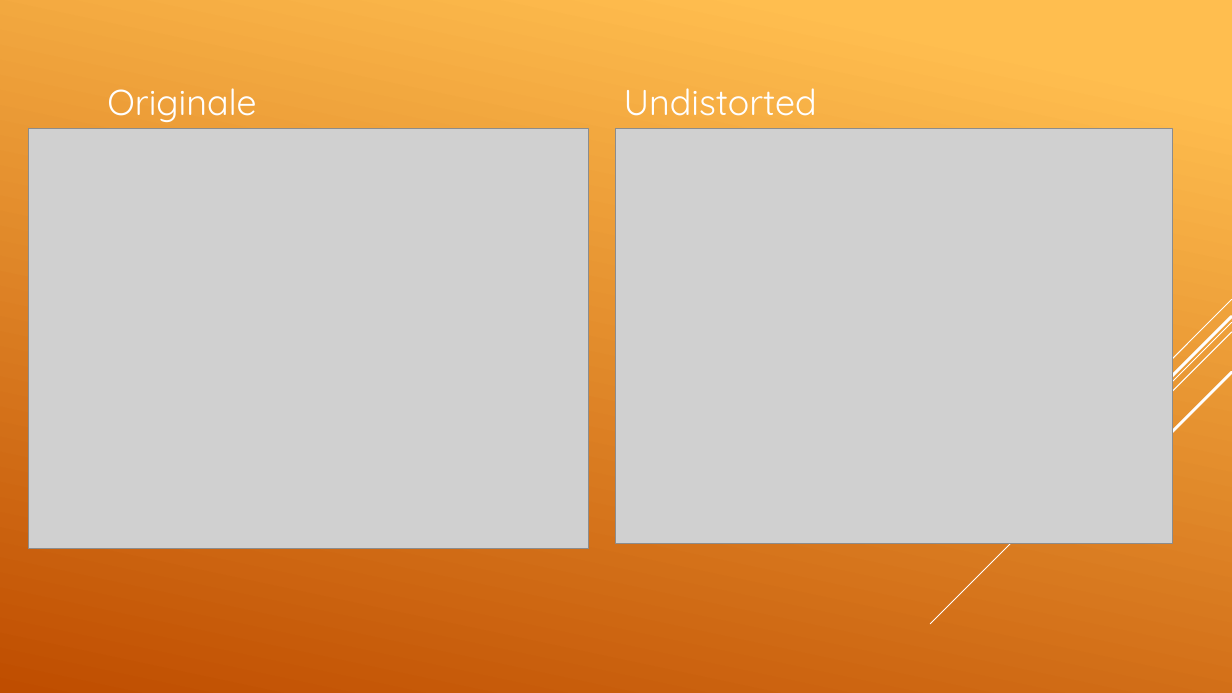
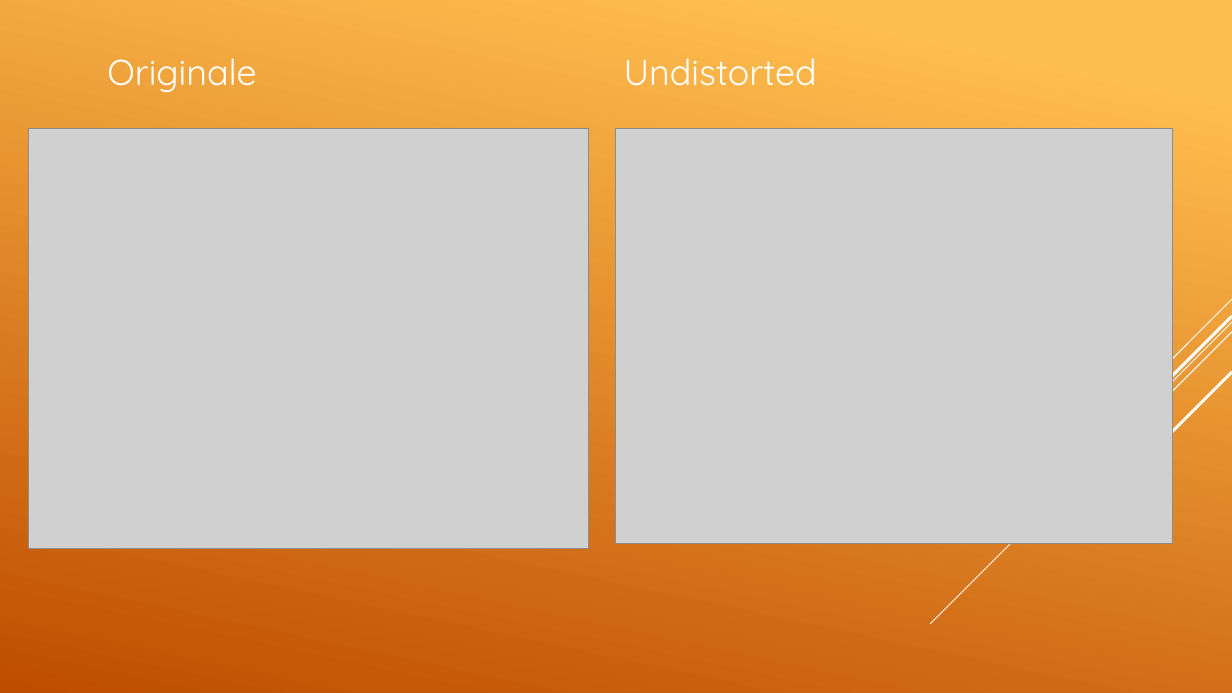
Before and after one commit to elvisdukaj/presentazione, a slide deck: slide 9 of presentazione/Tesina Elvis.pptx. Drawn at 1232x693 pixels with LibreOffice and Linux fonts; fonts in the diff are those of the drawing; grey boxes stand for pictures. Boxes give left, top, right and bottom in pixels: in the first picture for what was removed or moved away, otherwise in the second. Text is boxed around its words. In the diff, an @@ line names an element or a change of style, - is before the commit and + after.

```diff
--- a/presentazione/Tesina Elvis.pptx
+++ b/presentazione/Tesina Elvis.pptx
@@ text "Originale": place and size @@
-text "Originale" at box(107, 88, 256, 122)
+text "Originale" at box(107, 58, 256, 92)
@@ text "Undistorted": place and size @@
-text "Undistorted" at box(624, 88, 817, 116)
+text "Undistorted" at box(624, 58, 817, 86)
```
Also in this commit, not shown: 26 other slides changed.
